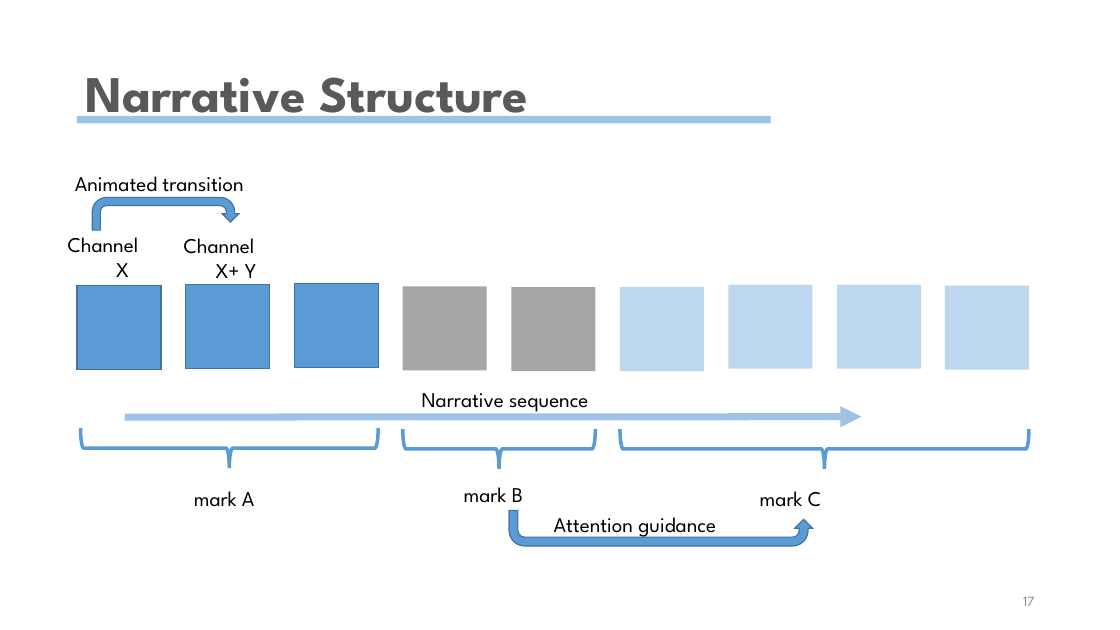
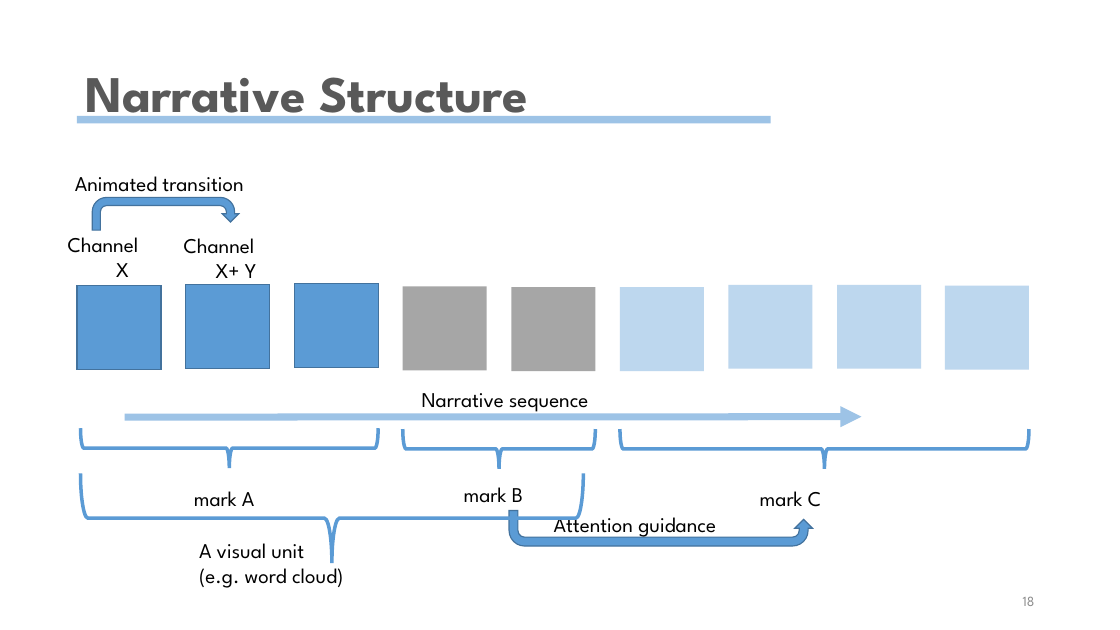
Before and after one commit to wangqianwen0418/decompose-vis, a slide deck: slide 18 of Narvis.pptx (slide 17 before the commit). Drawn at 1120x630 pixels with LibreOffice and Linux fonts; fonts in the diff are those of the drawing. Boxes give left, top, right and bottom in pixels: in the first picture for what was removed or moved away, otherwise in the second. Text is boxed around its words. In the diff, an @@ line names an element or a change of style, - is before the commit and + after.

```diff
--- a/Narvis.pptx
+++ b/Narvis.pptx
@@ left brace added at [81,474,584,564], outline #5B9BD5 3 pt @@
@@ text added at [199,543,343,588], 18 pt, text #000000 @@
+A visual unit
+(e.g. word cloud)
@@ page number at [1023,596,1035,606]: text changed @@
-17
+18
```
Also in this commit, not shown: 3 other slides changed, 4 slides added, 7 other files.
